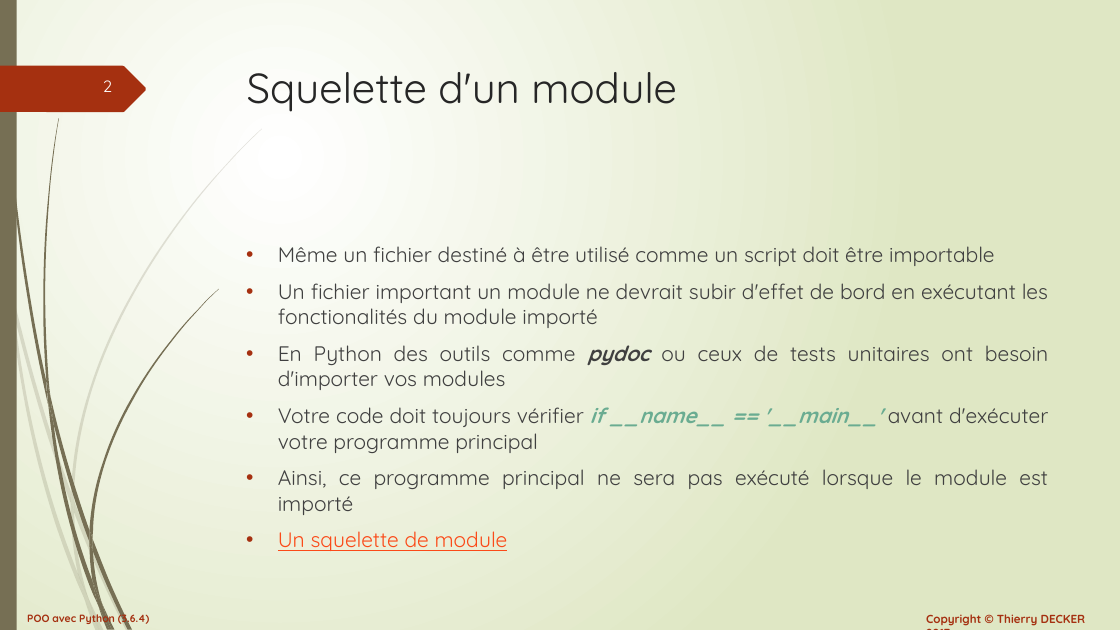
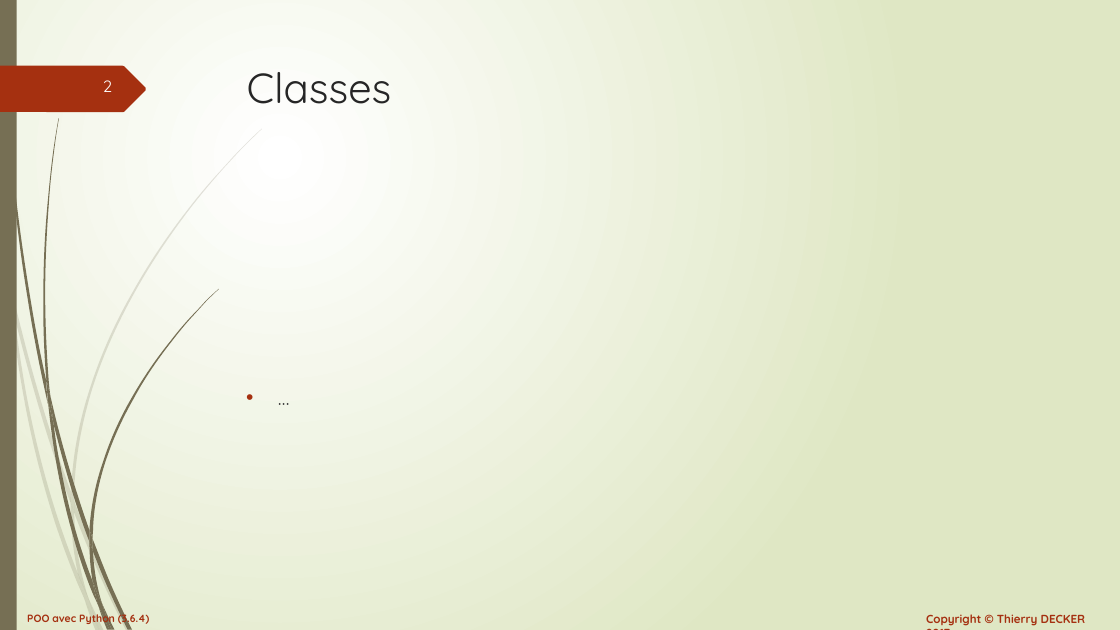
Before and after one commit to VikmanTheRacoon/learning-python, a slide deck: slide 2 of documentations/python-103.pptx. Drawn at 1120x630 pixels with LibreOffice and Linux fonts; fonts in the diff are those of the drawing. Boxes give left, top, right and bottom in pixels: in the first picture for what was removed or moved away, otherwise in the second. Text is boxed around its words. In the diff, an @@ line names an element or a change of style, - is before the commit and + after.

Commit message:
Updated python-103

```diff
--- a/documentations/python-103.pptx
+++ b/documentations/python-103.pptx
@@ title at [247,72,392,104]: text changed @@
-Squelette d'un module
+Classes
@@ text at [278,246,1048,551]: text changed @@
-• Même un fichier destiné à être utilisé comme un script doit être importable
-• Un fichier important un module ne devrait subir d'effet de bord en exécutant les fonctionalités du module importé
-• En Python des outils comme pydoc ou ceux de tests unitaires ont besoin d'importer vos modules
-• Votre code doit toujours vérifier if __name__ == '__main__' avant d'exécuter votre programme principal
-• Ainsi, ce programme principal ne sera pas exécuté lorsque le module est importé
-• Un squelette de module
+• …
```
Also in this commit, not shown: 1 other file.
